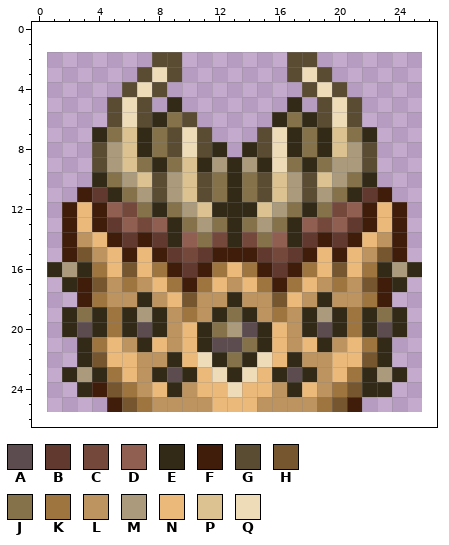
One commit to this pixel-art sprite: Content/NPCs/DuneTrapper/DuneSplicerCloneHead.png. Above, as it was before the edit.
The file is 50x48 pixels, drawn in blocks of 2x2; one block is one cell here. The old version is drawn lined up with the new one, on the new canvas.
Palette (. is transparent): A #5c4c4f  B #61392e  C #75483c  D #905f52  E #322917  F #401c0b  G #5a4c32  H #76562e  J #86724a  K #9e743f  L #bd9460  M #ab9b7c  N #ebba7b  P #dcc291  Q #eedcb9
Pixels before, first column x 1:
 2 .......GG.......GG.......
 3 ......GQG.......GQG......
 4 .....GQG.........GQG.....
 5 ....GQG.E.......E.GQG....
 6 ....GQGEJG.....EJEGQG....
 7 ...EJPEJGQG...GQEJEPJE...
 8 ...GMPEJGQGE.EGQEJEPMG...
 9 ...GMPJEJPEMEMEQJEJMMG...
10 ...EJMPGMPGJEJGPMGPMJE...
11 ..FBEJMGMPGJEJGPMGMJEBF..
12 .FNFDCJEJMPEEEPMJEJCDFNF.
13 .FNFBDCDEJMJEJMJEDCDBFNF.
14 .FLNFBFBEDJCECJDEBFBFNLF.
15 .FHLNFNFBCBFFFBCBFNFNLHF.
16 EMEKNHNKFBFKNKFBFKNHNKEME
17 .EFHLKLNKFKNLNKFKNLKLHFE.
18 ..FKLLELNHLLELLHNLELLKF..
19 .EJEKEMELKLEJELKLEMEKEJE.
20 .EAEKEAELNEJMAENLEAEKEAE.
21 ..EKNLENLNEAAJENLNELNKE..
22 ..EHNNLLENQEJEQNELLNNHE..
23 .EMEKNLEAENQEQNEAELNKEME.
24 ..EFHKLNELNNQNNLENLKHEE..
25 ....FHKLLLLNNNLLLLKHF....
New version:
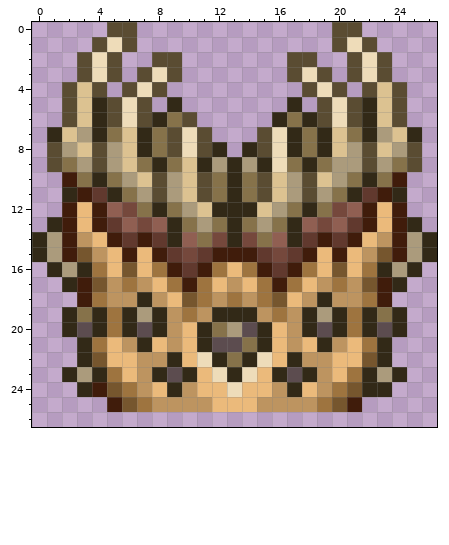
What changed:
{"change": "canvas 25x24 -> 27x27, the old top-left corner now at 1,2"}
{"y":0,"x":5,"old":"..","new":"GG"}
{"y":0,"x":20,"old":"..","new":"GG"}
{"y":1,"x":4,"old":"...","new":"GQG"}
{"y":1,"x":20,"old":"...","new":"GQG"}
{"y":2,"x":3,"old":"...","new":"GQG"}
{"y":2,"x":21,"old":"...","new":"GQG"}
{"y":3,"x":3,"old":"...","new":"GQG"}
{"y":3,"x":21,"old":"...","new":"GQG"}
{"y":4,"x":2,"old":"...","new":"GPG"}
{"y":4,"x":22,"old":"...","new":"GPG"}
{"y":5,"x":2,"old":"...","new":"GPE"}
{"y":5,"x":22,"old":"...","new":"EPG"}
{"y":6,"x":2,"old":"...","new":"GPE"}
{"y":6,"x":22,"old":"...","new":"EPG"}
{"y":7,"x":1,"old":"...","new":"EPM"}
{"y":7,"x":23,"old":"...","new":"MPE"}
{"y":8,"x":1,"old":"...","new":"GMP"}
{"y":8,"x":23,"old":"...","new":"PMG"}
{"y":9,"x":1,"old":"...","new":"GJM"}
{"y":9,"x":23,"old":"...","new":"MJG"}
{"y":10,"x":2,"old":"..","new":"FJ"}
{"y":10,"x":23,"old":"..","new":"JF"}
{"y":11,"x":2,"old":".","new":"E"}
{"y":11,"x":24,"old":".","new":"E"}
{"y":13,"x":1,"old":".","new":"E"}
{"y":13,"x":25,"old":".","new":"E"}
{"y":14,"x":0,"old":"..","new":"EM"}
{"y":14,"x":25,"old":"..","new":"ME"}
{"y":15,"x":0,"old":"..","new":"EM"}
{"y":15,"x":25,"old":"..","new":"ME"}
{"y":18,"x":11,"old":"L","new":"K"}
{"y":18,"x":13,"old":"E","new":"K"}
{"y":18,"x":15,"old":"L","new":"K"}
{"y":19,"x":13,"old":"J","new":"E"}
{"label":"added","picture_box":[32,22,137,262]}
{"label":"added","picture_box":[332,22,437,262]}
{"label":"changed","picture_box":[197,292,272,322]}
